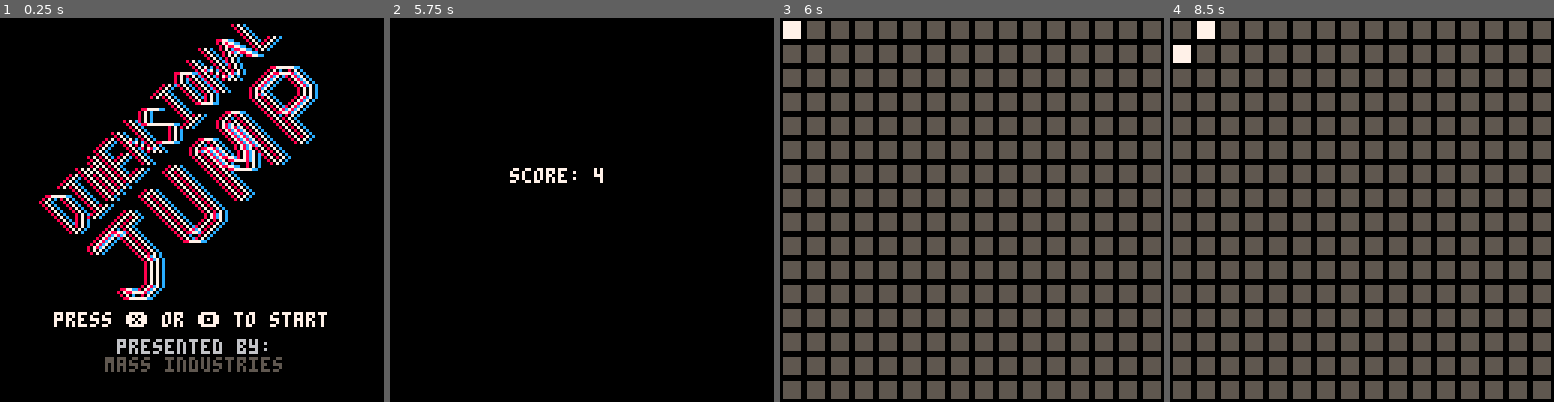
Above: before the commit, frames 1-4 (left to right).
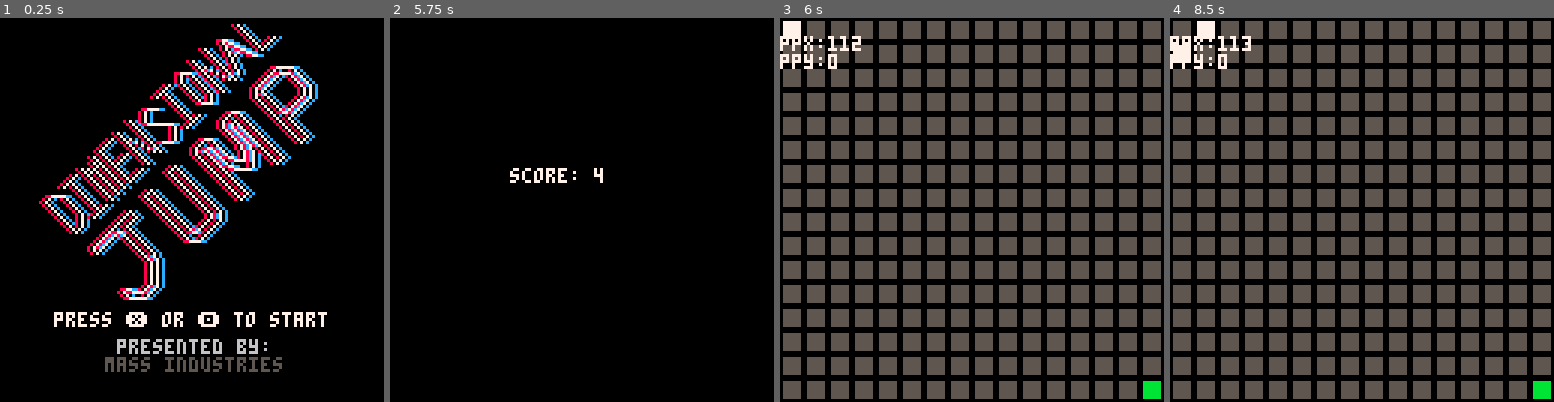
Above: after the commit, the same moments.

Repository: abemassry/dimensional-jump
Game: PICO-8 cartridge dimensional-jump.p8
Two runs of this game, one before a commit and one after it. Both use one fixed random seed, a clock stepped at 60 frames per second and the inputs below.
Inputs:
- Up to frame 1 (0.25 s): no input
- Up to frame 2 (5.75 s): tap X (X key) at 0.33, 1.07, 1.85, 2.97, 4.08, 5.2 s; tap O (Z key) at 0.7, 1.7, 2.1, 2.5, 2.9, 3.3, 3.7, 4.1, 4.5, 4.9, 5.3, 5.7 s; hold Right 1.6-2.1 s; hold Up 2.15-2.42 s; hold Right 2.47-3.03 s; hold Left 3.08-3.58 s; hold Down 3.63-3.97 s; hold Right 4.02-4.68 s; hold Up 4.73-5.03 s; hold Left 5.08-5.68 s; hold Down from 5.73 s (still down)
- Up to frame 3 (6 s): keep holding Down
- Up to frame 4 (8.5 s): release Down at 6.03 s; hold Right 6.08-6.58 s; tap O (Z key) every 0.4 s from 6.1 to 8.1 s; tap X (X key) at 6.32, 7.43 s; hold Right 6.63-7.13 s; hold Up 7.18-7.45 s; hold Right 7.5-8.07 s; hold Left from 8.12 s (still down)

Frames 1-2 are identical in both runs. In frame 3, 0.8% of the frame differs, in the area x 0-100%, y 4-100%; in frame 4, 0.7%.

Commit message:
debug final goal disappearing

Diff:
--- a/dimensional-jump.p8
+++ b/dimensional-jump.p8
@@ -373,6 +373,9 @@
 			-- draw items in here
 			map(112, 0, 0, 0, 128, 128)
 			mset(self.player_posx, self.player_posy, 254)
+			print('ppx:'..self.player_posx, 0, 6, 7)
+			print('ppy:'..self.player_posy, 0, 12, 7)
+			mset(127,15,249)
 			function dash_unset()
 				mset(self.player_posx_prev+1, self.player_posy_prev, 255)
 				mset(self.player_posx_prev-1, self.player_posy_prev, 255)
@@ -946,12 +949,12 @@
 00000000000000000000000000000000000000000000000000000000000000000000000000000000000000000000000000000000000000000000000000000000
 00000000000000000000000000000000000000000000000000000000000000000000000000000000000000000000000000000000000000000000000000000000
 00000000000000000000000000000000000000000000000000000000000000000000000000000000000000000000000000000000000000000000000000000000
-00000000000000000000000000000000000000000000000000000000000000000000000000000000057557500555555077777777777777000777777005555550
-00000000000000000000000000000000000000000000000000000000000000000000000000000000057557500777777000000000000000000777777005555550
-00000000000000000000000000000000000000000000000000000000000000000000000000000000057557500555555000000000000000000777777005555550
-00000000000000000000000000000000000000000000000000000000000000000000000000000000057557500555555077777777777777000777777005555550
-00000000000000000000000000000000000000000000000000000000000000000000000000000000057557500777777000000000000000000777777005555550
-00000000000000000000000000000000000000000000000000000000000000000000000000000000057557500555555000000000000000000777777005555550
+0000000000000000000000000000000000000000000000000000000000000000000000000bbbbbb0057557500555555077777777777777000777777005555550
+0000000000000000000000000000000000000000000000000000000000000000000000000bbbbbb0057557500777777000000000000000000777777005555550
+0000000000000000000000000000000000000000000000000000000000000000000000000bbbbbb0057557500555555000000000000000000777777005555550
+0000000000000000000000000000000000000000000000000000000000000000000000000bbbbbb0057557500555555077777777777777000777777005555550
+0000000000000000000000000000000000000000000000000000000000000000000000000bbbbbb0057557500777777000000000000000000777777005555550
+0000000000000000000000000000000000000000000000000000000000000000000000000bbbbbb0057557500555555000000000000000000777777005555550
 00000000000000000000000000000000000000000000000000000000000000000000000000000000000000000000000077777777777777000000000000000000
 __map__
 000102030405060708090a0b0c0d0e0f000000000000000000000000000000000000000000000000000000000000000000000000000000000000000000000000000000000000000000000000000000000000000000000000000000000000000000000000000000000000000000000000ffffffffffffffffffffffffffffffff
